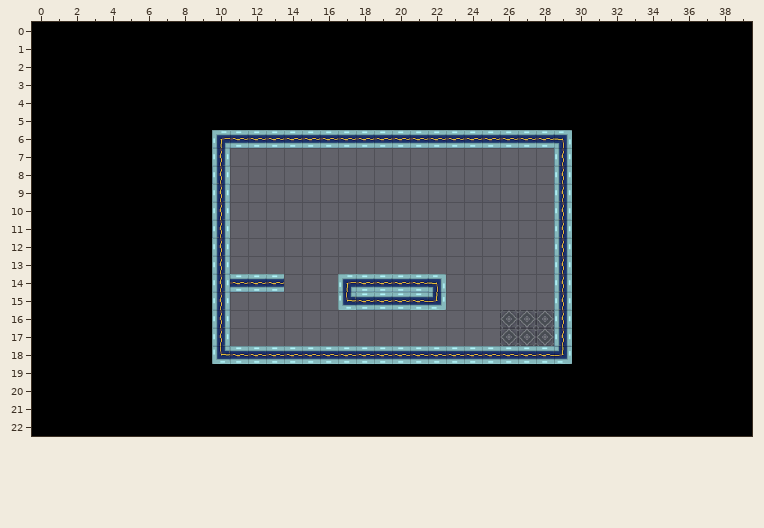
Two states of a Tiled map, core/assets/level_2-3.tmx. Above: the version before the commit.
Cells are 32x32 px. Shown: x 0..39, y 0..22.
Now the later version:
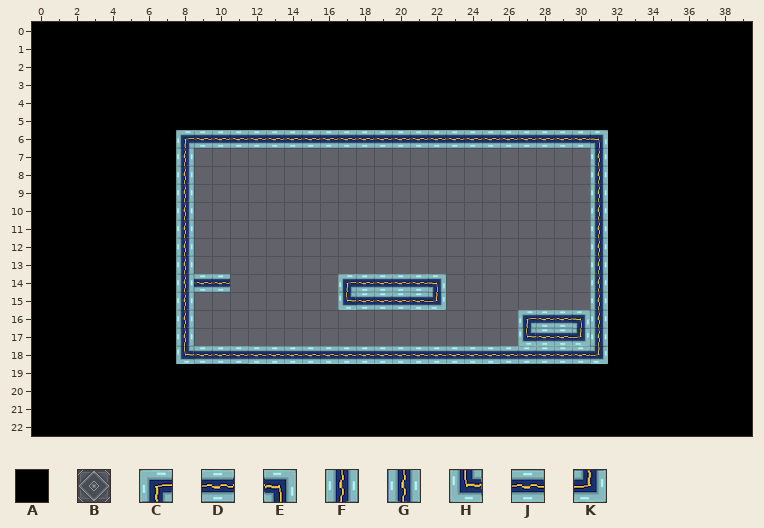
Key: from "tileset": A 1, B 34, C 96, D 97, E 98, F 128, G 130, H 160, J 161, K 162.
_ is an empty cell.
Change:
Layer "background":
The tile that lay hidden is removed in rows 7 to 8 at x 29.
Layer "platforms":
The author changed tile A to tile C in row 6 at x 8.
The author changed tile B to tile C in row 16 at x 27.
The author changed tile A to tile D in row 6 at x 9 and 30; in row 14 at x 9; in row 18 at x 9 and 30.
The author changed tile B to tile D in row 16 at x 28.
The author changed tile C to tile D in row 6 at x 10.
The author changed tile E to tile D in row 6 at x 29.
The author changed tile F to tile D in row 14 at x 10.
The author changed tile G to tile D in row 16 at x 29.
The author changed tile H to tile D in row 18 at x 10.
The author changed tile J to tile D in row 18 at x 11 and 26 to 28.
The author changed tile K to tile D in row 18 at x 29.
The author changed tile A to tile E in row 6 at x 31; in row 16 at x 30.
The author changed tile A to tile F in rows 7 to 17 at x 8.
The author changed tile A to tile G in rows 7 to 17 at x 31.
The author changed tile A to tile H in row 18 at x 8.
The author changed tile B to tile H in row 17 at x 27.
The author changed tile B to tile J in row 17 at x 28.
The author changed tile G to tile J in row 17 at x 29.
The author changed tile A to tile K in row 17 at x 30; in row 18 at x 31.
Tile A is removed in rows 7 to 13 at x 9 and 30; in row 14 at x 30; in row 15 at x 9 and 30; in rows 16 to 17 at x 9.
Tile B is removed in rows 16 to 17 at x 26.
Tile D is removed in row 14 at x 11 to 13.
Tile F is removed in row 7 at x 10; in rows 9 to 10 at x 10; in rows 12 to 13 at x 10; in rows 15 to 17 at x 10.
Tile G is removed in row 7 at x 29; in row 8 at x 10 and 29; in rows 9 to 10 at x 29; in row 11 at x 10 and 29; in rows 12 to 15 at x 29.
Changed places in both pictures, as pixel boxes (x1, y1, x2, y2):
changed: (176, 130, 284, 364)
changed: (500, 130, 608, 364)
